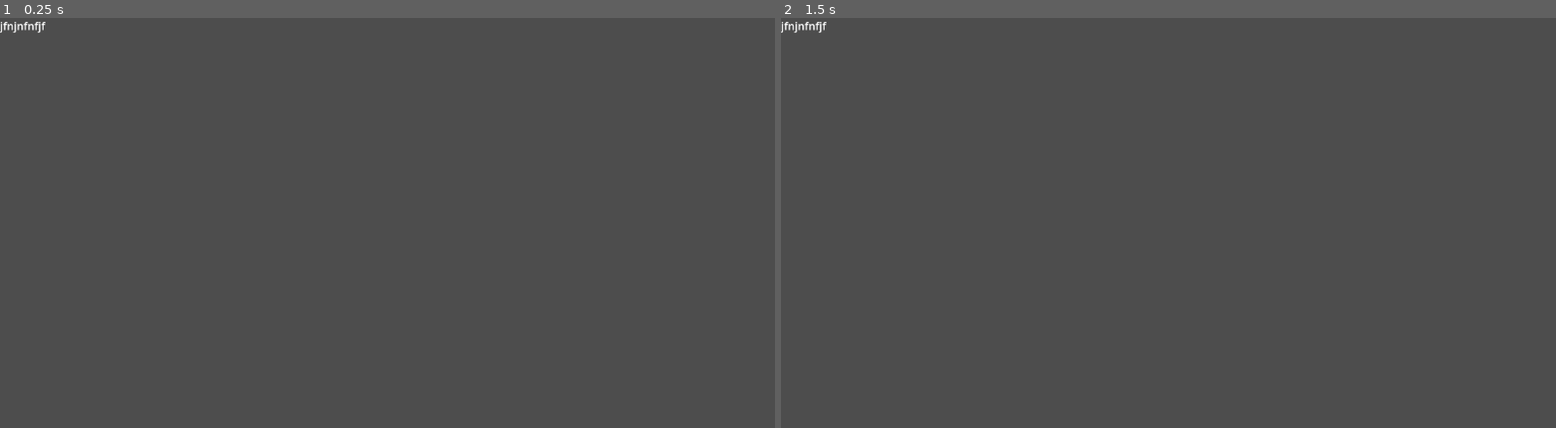
Above: before the commit, frames 1-2 (left to right).
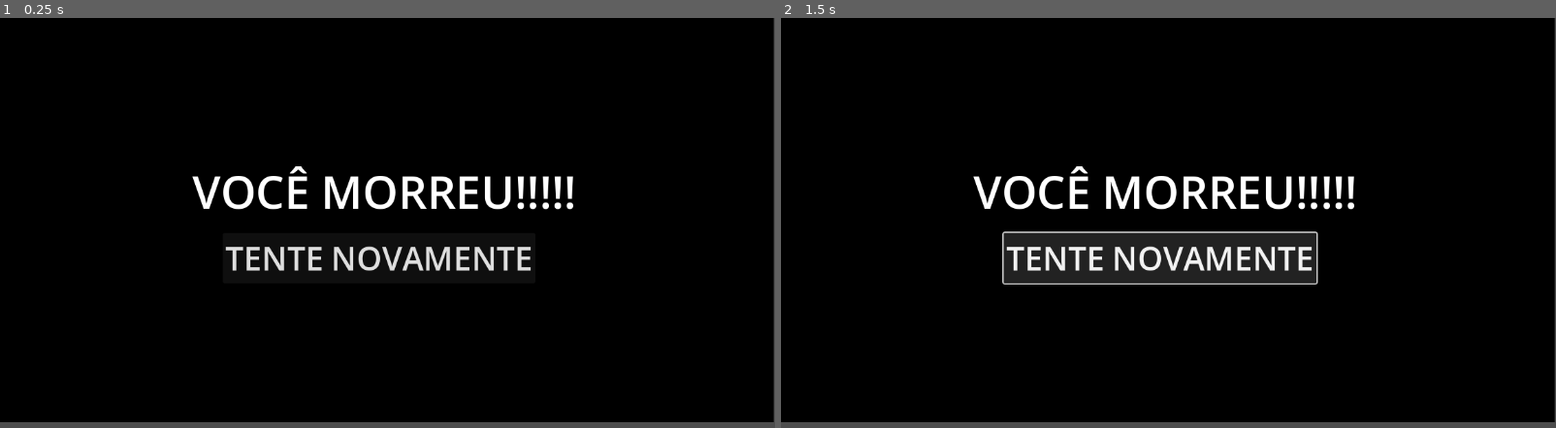
Above: after the commit, the same moments.

Repository: rickthr/Equipe-6_LADJ
Game: Godot game, scene res://game_over.tscn
Same seed, same stepped clock (60 frames per second), same inputs: the game is played once before the commit and once after it. The project has no main scene, so this scene is started directly.
Inputs (mouse positions are in pixels of both pictures, inside the frame that each line leads up to):
- Up to frame 1 (0.25 s): no input
- Up to frame 2 (1.5 s): click (1160, 259) at 0.5 s, where only the run after the commit has a clickable "TENTE NOVAMENTE"; tap Enter at 1.25 s; hold Right (ui_right) from 1.28 s (still down)

The runs differ from the first frame. In frame 1, 98% of the frame differs, in the area x 0-100%, y 0-99%; in frame 2, 98%.

Commit message:
Basico do game over

Diff:
--- /dev/null
+++ b/Global.gd
@@ -0,0 +1,11 @@
+extends Node
+
+var salvador_de_level : String
+# Called when the node enters the scene tree for the first time.
+func _ready() -> void:
+	pass # Replace with function body.
+
+
+# Called every frame. 'delta' is the elapsed time since the previous frame.
+func _process(delta: float) -> void:
+	pass
--- /dev/null
+++ b/Protagonista.tscn
@@ -0,0 +1,23 @@
+[gd_scene format=3 uid="uid://c10jl0yefv8sp"]
+
+[ext_resource type="Script" uid="uid://b6qcngyrufc3k" path="res://pers_principal.gd" id="1_s384m"]
+[ext_resource type="Texture2D" uid="uid://bh1gpy42q1nri" path="res://icon.svg" id="2_2o2ei"]
+
+[sub_resource type="RectangleShape2D" id="RectangleShape2D_vgxxa"]
+size = Vector2(18, 14)
+
+[node name="protagonista" type="Node2D" unique_id=762917704]
+
+[node name="pers_principal" type="CharacterBody2D" parent="." unique_id=64515973]
+collision_mask = 15
+script = ExtResource("1_s384m")
+
+[node name="Sprite2D" type="Sprite2D" parent="pers_principal" unique_id=1639240991]
+position = Vector2(3.8146973e-06, 9.536743e-07)
+scale = Vector2(0.14062499, 0.11328126)
+texture = ExtResource("2_2o2ei")
+
+[node name="CollisionShape2D" type="CollisionShape2D" parent="pers_principal" unique_id=1617817003]
+shape = SubResource("RectangleShape2D_vgxxa")
+
+[node name="AnimationPlayer" type="AnimationPlayer" parent="pers_principal" unique_id=62326246]
--- /dev/null
+++ b/game_over.gd
@@ -0,0 +1,19 @@
+extends Node2D
+
+
+# Called when the node enters the scene tree for the first time.
+func _ready() -> void:
+	pass # Replace with function body.
+
+
+# Called every frame. 'delta' is the elapsed time since the previous frame.
+func _process(delta: float) -> void:
+	pass
+
+
+
+
+
+
+func _on_button_pressed() -> void:
+	get_tree().change_scene_to_file("res://"+ Global.salvador_de_level+".tscn")
--- a/game_over.tscn
+++ b/game_over.tscn
@@ -1,8 +1,29 @@
 [gd_scene format=3 uid="uid://5ybb8tjakiaa"]
 
+[ext_resource type="Script" uid="uid://ch88381mq5hji" path="res://game_over.gd" id="1_y26ei"]
+
 [node name="game_over" type="Node2D" unique_id=1714882873]
+script = ExtResource("1_y26ei")
 
-[node name="Label" type="Label" parent="." unique_id=1197922041]
-offset_right = 40.0
-offset_bottom = 23.0
-text = "jfnjnfnfjf"
+[node name="ColorRect" type="ColorRect" parent="." unique_id=1165210212]
+offset_right = 1150.0
+offset_bottom = 602.0
+color = Color(0, 0, 0, 1)
+
+[node name="Label" type="Label" parent="." unique_id=1536400701]
+offset_left = 286.0
+offset_top = 212.0
+offset_right = 857.0
+offset_bottom = 304.0
+theme_override_font_sizes/font_size = 67
+text = "VOCÊ MORREU!!!!!"
+
+[node name="Button" type="Button" parent="." unique_id=1220242167]
+offset_left = 331.0
+offset_top = 320.0
+offset_right = 796.0
+offset_bottom = 395.0
+theme_override_font_sizes/font_size = 48
+text = "TENTE NOVAMENTE"
+
+[connection signal="pressed" from="Button" to="." method="_on_button_pressed"]
--- /dev/null
+++ b/inimigo.tscn
@@ -0,0 +1,36 @@
+[gd_scene format=3 uid="uid://pjv8y17o824o"]
+
+[ext_resource type="Script" uid="uid://mmqtom80myc6" path="res://pers_inimigo.gd" id="1_0b8xr"]
+[ext_resource type="Texture2D" uid="uid://bh1gpy42q1nri" path="res://icon.svg" id="2_g45jm"]
+
+[sub_resource type="RectangleShape2D" id="RectangleShape2D_enrbn"]
+size = Vector2(18, 14)
+
+[sub_resource type="CircleShape2D" id="CircleShape2D_0b8xr"]
+radius = 12.0
+
+[node name="inimigo" type="Node2D" unique_id=1343840007]
+
+[node name="pers_inimigo" type="CharacterBody2D" parent="." unique_id=1441582496]
+script = ExtResource("1_0b8xr")
+
+[node name="Sprite2D" type="Sprite2D" parent="pers_inimigo" unique_id=959076027]
+position = Vector2(3.8146973e-06, 9.536743e-07)
+scale = Vector2(0.14062499, 0.11328126)
+texture = ExtResource("2_g45jm")
+
+[node name="CollisionShape2D" type="CollisionShape2D" parent="pers_inimigo" unique_id=1041720178]
+shape = SubResource("RectangleShape2D_enrbn")
+
+[node name="AnimationPlayer" type="AnimationPlayer" parent="pers_inimigo" unique_id=2104654370]
+
+[node name="Area2D" type="Area2D" parent="pers_inimigo" unique_id=545687553]
+position = Vector2(20, 9)
+collision_layer = 4
+collision_mask = 3
+
+[node name="CollisionShape2D" type="CollisionShape2D" parent="pers_inimigo/Area2D" unique_id=1877689896]
+position = Vector2(-20, -9)
+shape = SubResource("CircleShape2D_0b8xr")
+
+[connection signal="body_entered" from="pers_inimigo/Area2D" to="pers_inimigo" method="_on_area_2d_body_entered"]
--- /dev/null
+++ b/pers_inimigo.gd
@@ -0,0 +1,12 @@
+extends CharacterBody2D
+
+
+const SPEED = 300.0
+const JUMP_VELOCITY = -400.0
+
+
+
+
+func _on_area_2d_body_entered(body: Node2D) -> void:
+	body.emit_signal("inimigos")
+	print("alerta")
--- a/character_body_2d.gd
+++ b/pers_principal.gd
@@ -4,12 +4,23 @@
 const SPEED = 300.0
 const JUMP_VELOCITY = -400.0
 
+signal inimigos
+
+var vida := 2
+#var morreu: bool = false
+
+func combate():
+	vida-=1
+	if vida == 0:
+		get_tree().change_scene_to_file("res://game_over.tscn")
+		queue_free()
+
+func _ready() -> void:
+	inimigos.connect(combate)
 
 func _physics_process(delta: float) -> void:
 
 
-	# Get the input direction and handle the movement/deceleration.
-	# As good practice, you should replace UI actions with custom gameplay actions.
 	var direction_x := Input.get_axis("ui_left", "ui_right")
 	var direction_y := Input.get_axis("ui_up", "ui_down")
 
--- a/personagem_princ.tscn
+++ /dev/null
@@ -1,23 +0,0 @@
-[gd_scene format=3 uid="uid://c10jl0yefv8sp"]
-
-[ext_resource type="Script" uid="uid://bmyg8y8tqvnig" path="res://character_body_2d.gd" id="1_s384m"]
-[ext_resource type="Texture2D" uid="uid://bh1gpy42q1nri" path="res://icon.svg" id="2_2o2ei"]
-
-[sub_resource type="RectangleShape2D" id="RectangleShape2D_vgxxa"]
-size = Vector2(18, 14)
-
-[node name="personagem_princ" type="Node2D" unique_id=762917704]
-
-[node name="nome_pers" type="CharacterBody2D" parent="." unique_id=64515973]
-script = ExtResource("1_s384m")
-
-[node name="Sprite2D" type="Sprite2D" parent="nome_pers" unique_id=1639240991]
-position = Vector2(20.000002, 9.000002)
-scale = Vector2(0.14062499, 0.11328126)
-texture = ExtResource("2_2o2ei")
-
-[node name="CollisionShape2D" type="CollisionShape2D" parent="nome_pers" unique_id=1617817003]
-position = Vector2(20, 9)
-shape = SubResource("RectangleShape2D_vgxxa")
-
-[node name="AnimationPlayer" type="AnimationPlayer" parent="nome_pers" unique_id=62326246]
--- /dev/null
+++ b/primeiro_cen.gd
@@ -0,0 +1,6 @@
+extends Node2D
+
+
+# Called when the node enters the scene tree for the first time.
+func _ready() -> void:
+	Global.salvador_de_level = get_tree().current_scene.name
--- a/primeiro_cen.tscn
+++ /dev/null
@@ -1,3 +0,0 @@
-[gd_scene format=3 uid="uid://cogxbxsqwxk6q"]
-
-[node name="primeiro_cen" type="Node2D" unique_id=1445563265]
--- /dev/null
+++ b/primeiro_cenario.tscn
@@ -0,0 +1,13 @@
+[gd_scene format=3 uid="uid://cogxbxsqwxk6q"]
+
+[ext_resource type="Script" uid="uid://53upis1mnjlf" path="res://primeiro_cen.gd" id="1_3rrki"]
+[ext_resource type="PackedScene" uid="uid://c10jl0yefv8sp" path="res://Protagonista.tscn" id="2_xnm2h"]
+[ext_resource type="PackedScene" uid="uid://pjv8y17o824o" path="res://inimigo.tscn" id="3_v68nm"]
+
+[node name="primeiro_cenario" type="Node2D" unique_id=1445563265]
+script = ExtResource("1_3rrki")
+
+[node name="personagem_princ" parent="." unique_id=762917704 instance=ExtResource("2_xnm2h")]
+
+[node name="inimigo" parent="." unique_id=1343840007 instance=ExtResource("3_v68nm")]
+position = Vector2(43, 7)
--- a/project.godot
+++ b/project.godot
@@ -14,6 +14,17 @@
 config/features=PackedStringArray("4.6", "Forward Plus")
 config/icon="res://icon.svg"
 
+[autoload]
+
+Global="*uid://bsx8wph5k3hv"
+
+[layer_names]
+
+2d_physics/layer_1="protagonista"
+2d_physics/layer_2="mapa"
+2d_physics/layer_3="inimigos"
+2d_physics/layer_4="utilitarios"
+
 [physics]
 
 3d/physics_engine="Jolt Physics"
Not shown, added: Global.gd.uid
Not shown, removed: character_body_2d.gd.uid
Not shown, added: game_over.gd.uid
Not shown, added: pers_inimigo.gd.uid
Not shown, added: pers_principal.gd.uid
Not shown, added: primeiro_cen.gd.uid
